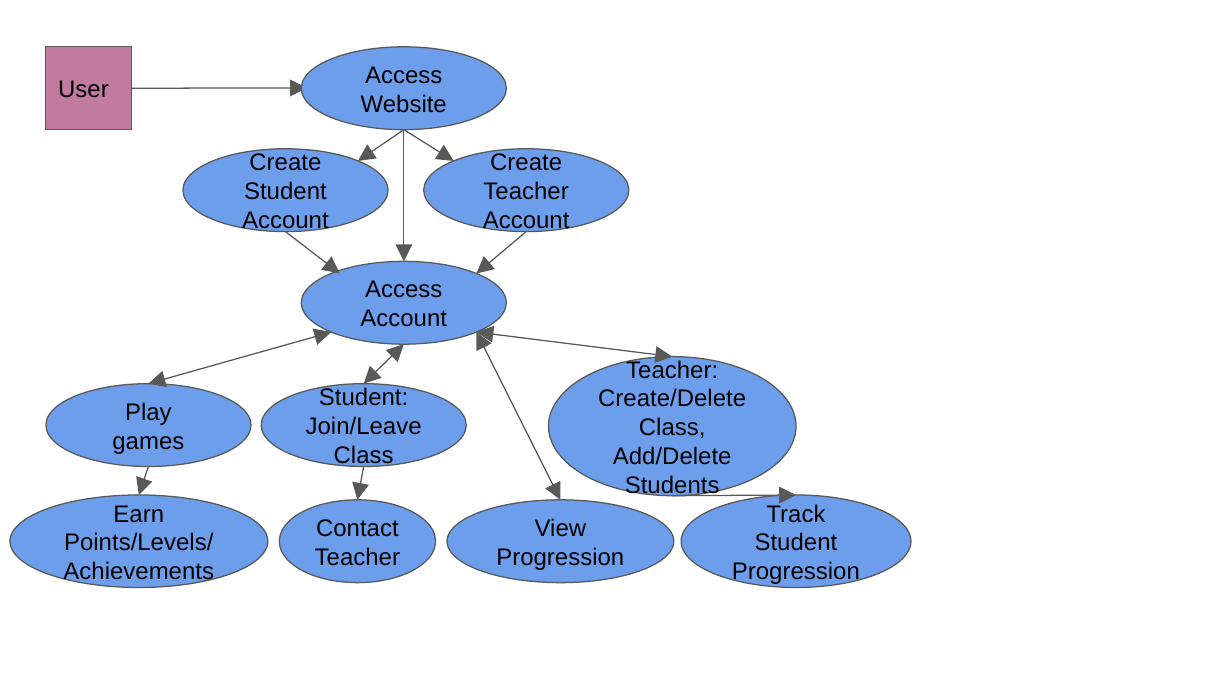
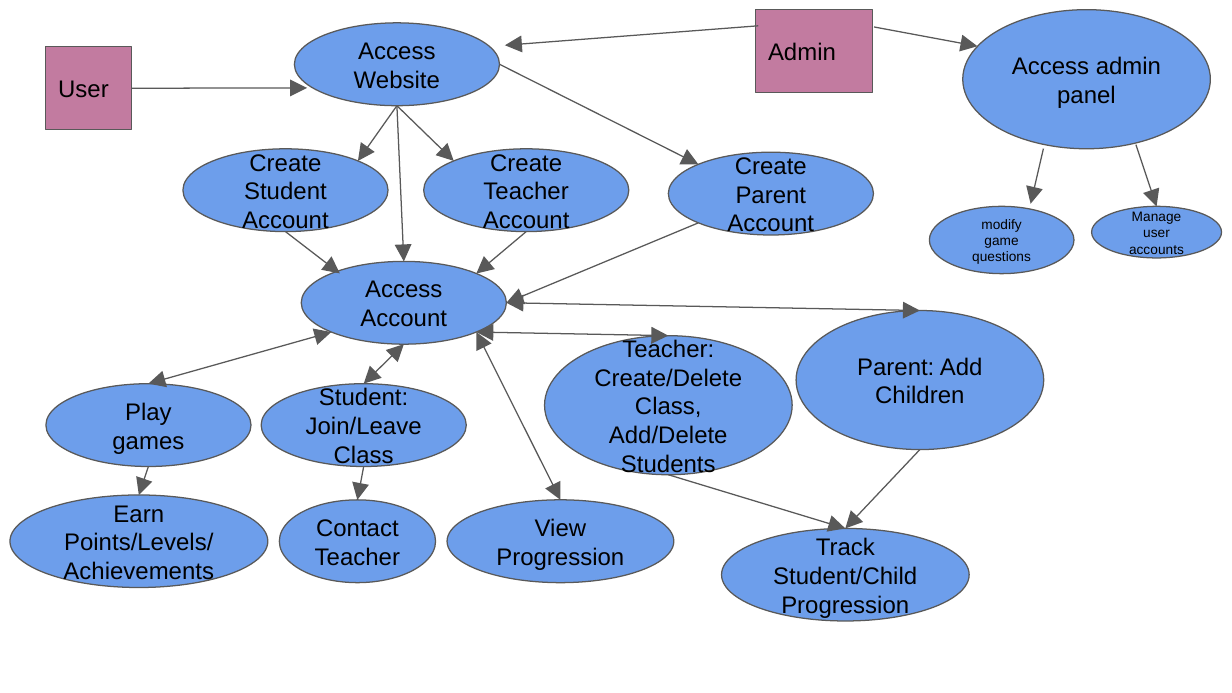
Before and after one commit to SeanSKing/SoftwareEngineeringProject, a slide deck: slide 2 of Documentation/Group 5 Use Case _ Sequence.pptx. Drawn at 1232x693 pixels with LibreOffice and Linux fonts; fonts in the diff are those of the drawing. Boxes give left, top, right and bottom in pixels: in the first picture for what was removed or moved away, otherwise in the second. Text is boxed around its words. In the diff, an @@ line names an element or a change of style, - is before the commit and + after.

```diff
--- a/Documentation/Group 5 Use Case _ Sequence.pptx
+++ b/Documentation/Group 5 Use Case _ Sequence.pptx
@@ ellipse "Access Website": place and size @@
-ellipse "Access Website" at bbox=[302, 47, 508, 129]
+ellipse "Access Website" at bbox=[294, 23, 500, 106]
@@ arrow added from (758, 26) to (505, 46), #595959 0.75 pt @@
@@ rectangle added at bbox=[755, 10, 872, 92], fill #C27BA0, outline #595959 0.75 pt, 14 pt, text #000000 @@
+Admin
@@ arrow added from (875, 27) to (977, 47), #595959 0.75 pt @@
@@ ellipse added at bbox=[962, 10, 1210, 149], fill #6D9EEB, outline #595959 0.75 pt, 14 pt, text #000000 @@
+Access admin panel
@@ arrow added from (499, 64) to (699, 164), #595959 0.75 pt @@
@@ arrow moved from (404, 129) - (359, 161) to (397, 106) - (359, 161) @@
@@ arrow moved from (404, 129) - (404, 261) to (397, 106) - (404, 261) @@
@@ arrow moved from (404, 129) - (453, 161) to (397, 106) - (453, 161) @@
@@ arrow added from (1044, 149) to (1031, 203), #595959 0.75 pt @@
@@ arrow added from (1136, 144) to (1157, 207), #595959 0.75 pt @@
@@ ellipse added at bbox=[668, 153, 873, 235], fill #6D9EEB, outline #595959 0.75 pt, 14 pt, text #000000 @@
+Create Parent Account
@@ ellipse added at bbox=[929, 207, 1073, 275], fill #6D9EEB, outline #595959 0.75 pt, 8 pt, text #000000 @@
+modify game questions
@@ ellipse added at bbox=[1092, 207, 1222, 259], fill #6D9EEB, outline #595959 0.75 pt, 8 pt, text #000000 @@
+Manage user accounts
@@ arrow added from (699, 223) to (506, 303), #595959 0.75 pt @@
@@ double arrow added from (506, 303) to (920, 310), #595959 0.75 pt @@
@@ ellipse added at bbox=[796, 310, 1044, 450], fill #6D9EEB, outline #595959 0.75 pt, 14 pt, text #000000 @@
+Parent: Add Children
@@ double arrow moved from (477, 333) - (673, 357) to (477, 333) - (669, 335) @@
@@ ellipse "Teacher: Create/Delete Class, Add/Delete Students": place and size @@
-ellipse "Teacher: Create/Delete Class, Add/Delete Students" at bbox=[548, 356, 796, 495]
+ellipse "Teacher: Create/Delete Class, Add/Delete Students" at bbox=[545, 335, 792, 474]
@@ arrow moved from (673, 495) - (796, 495) to (668, 474) - (845, 529) @@
@@ arrow added from (920, 450) to (845, 529), #595959 0.75 pt @@
@@ ellipse "Track Student/Child Progression": place and size @@
-ellipse "Track Student/Child Progression" at bbox=[681, 495, 912, 588]
+ellipse "Track Student/Child Progression" at bbox=[722, 529, 970, 621]
@@ text in ellipse at bbox=[773, 537, 917, 618]: text changed @@
-Track Student Progression
+Track Student/Child Progression
```
Also in this commit, not shown: 2 other slides changed, 1 slide added.
